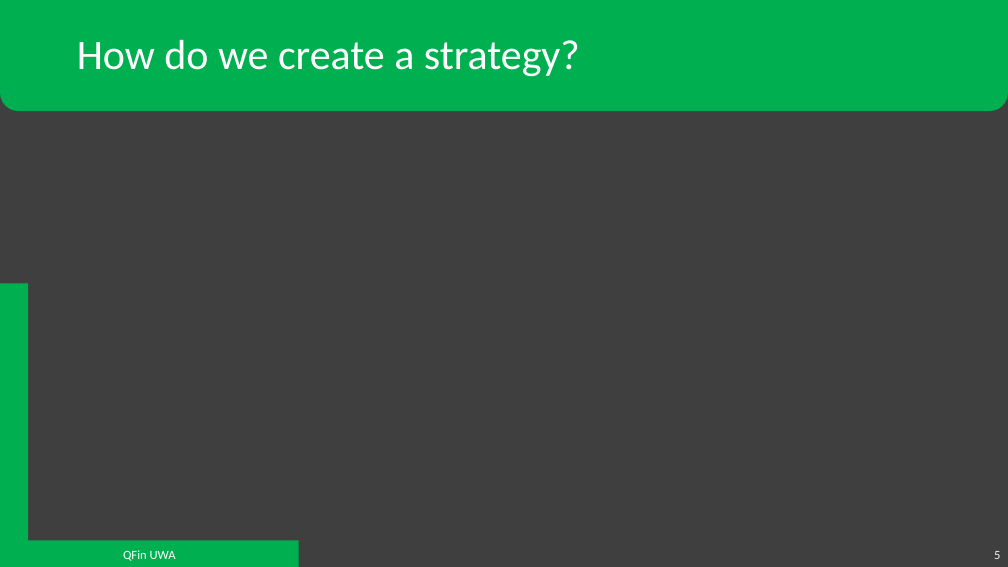
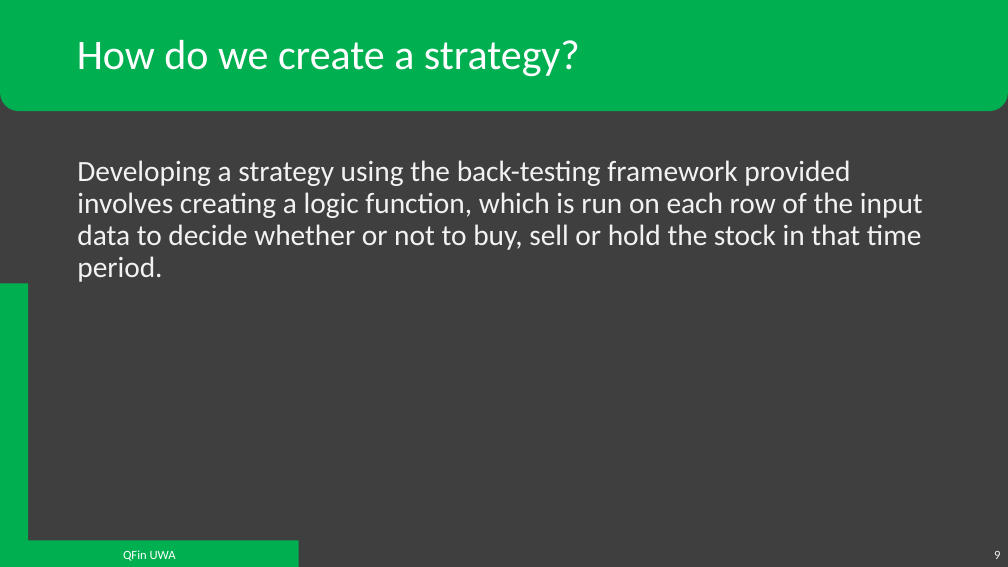
Before and after one commit to QFinUWA/Mean-Reversion-Trading-Team-Project-Semester-1-2022, a slide deck: slide 9 of Mean Reversion - Project Semester 1 2022.pptx (slide 5 before the commit). Drawn at 1008x567 pixels with LibreOffice and Linux fonts; fonts in the diff are those of the drawing. Boxes give left, top, right and bottom in pixels: in the first picture for what was removed or moved away, otherwise in the second. Text is boxed around its words. In the diff, an @@ line names an element or a change of style, - is before the commit and + after.

```diff
--- a/Mean Reversion - Project Semester 1 2022.pptx
+++ b/Mean Reversion - Project Semester 1 2022.pptx
@@ text added at <box>77,160,923,282</box>, 28 pt, text #F2F2F2 @@
+Developing a strategy using the back-testing framework provided involves creating a logic function, which is run on each row of the input data to decide whether or not to buy, sell or hold the stock in that time period.
```
Also in this commit, not shown: 3 other slides changed, 7 slides added, 2 slides removed.
